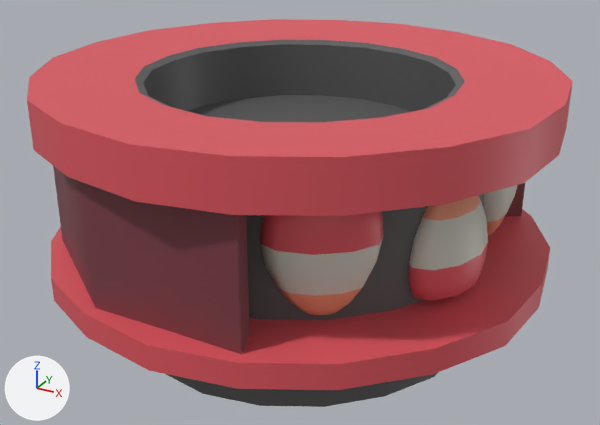
Before and after pictures for a commit that changed the FBX model Assets/3_Scena 3D/Meshes/Elements/SM_Element_Red.fbx.
The view is the same before and after, from a 50 mm camera at (0.01497, -0.02684, 0.03436) aimed at (0.00017, 0.00007, 0.0209). The axes (+X, +Y, +Z) are drawn at lower left. The lights are the same throughout. Where no turn or scale is listed for an object, it has been applied to the vertices.

The older version as bpy lines, for what is in view:
```python
me_mesh = bpy.data.meshes.new('Mesh')
me_mesh.from_pydata(...)  # 529 vertices, 540 faces; spans x -0.0099..0.0099, y -0.01..0.01, z 0.0..0.0102
# faces by material slot: [90, 269, 60, 90, 1, 30]
me_mesh.materials.append(mat_m_dark)  # dark grey #5b5b5b
me_mesh.materials.append(mat_m_red)  # red #de5660
me_mesh.materials.append(mat_m_beige)  # light grey #cecec2
me_mesh.materials.append(mat_m_orange)  # beige #e69776
me_mesh.materials.append(mat_lambert1)  # grey #bcbcbc
me_mesh.materials.append(mat_m_bordoux)  # brown #7b3c44
ob_sm_element_red = bpy.data.objects.new('SM_Element_Red', me_mesh)
ob_sm_element_red.location = (0.0, 0.00032, 0.01651)
```
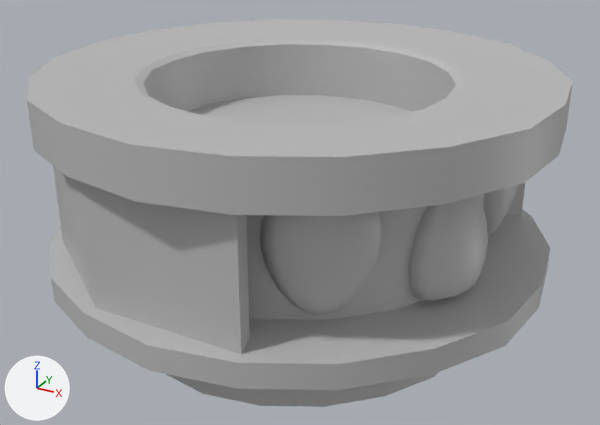
The newer file is also rescaled (x40.94), turned or shifted as a whole; pictures and numbers use the older file's frame.

Diff of the bpy script that builds the scene:
```diff
--- a/Assets/3_Scena 3D/Meshes/Elements/SM_Element_Red.fbx.py
+++ b/Assets/3_Scena 3D/Meshes/Elements/SM_Element_Red.fbx.py
@@ me_mesh @@
 me_mesh.from_pydata(...)  # 529 vertices, 540 faces; spans x -0.0099..0.0099, y -0.01..0.01, z 0.0..0.0102
 # used by ob_sm_element_red; location = (0.0, 0.00032, 0.01651)
+# me_mesh part 1: all 90 faces that had it switch from mat_m_dark (dark grey #5b5b5b) to mat_lambert1 (grey #bcbcbc)
+# me_mesh part 2: all 269 faces that had it switch from mat_m_red (red #de5660) to mat_lambert1 (grey #bcbcbc)
+# me_mesh part 3: all 60 faces that had it switch from mat_m_beige (light grey #cecec2) to mat_lambert1 (grey #bcbcbc)
+# me_mesh part 4: all 90 faces that had it switch from mat_m_orange (beige #e69776) to mat_lambert1 (grey #bcbcbc)
+# me_mesh part 5: all 30 faces that had it switch from mat_m_bordoux (brown #7b3c44) to mat_lambert1 (grey #bcbcbc)
```

Where the change shows, as pixel boxes [x1, y1, x2, y2] in the pictures (600 x 425 px):
part 1 of me_mesh, recoloured
    both: [135, 40, 484, 407]
part 2 of me_mesh, recoloured (red to grey)
    both: [27, 19, 573, 390]
part 3 of me_mesh, recoloured
    both: [260, 185, 517, 296]
part 4 of me_mesh, recoloured (red to grey)
    both: [278, 196, 507, 315]
part 5 of me_mesh, recoloured (brown to grey)
    both: [53, 166, 525, 354]
